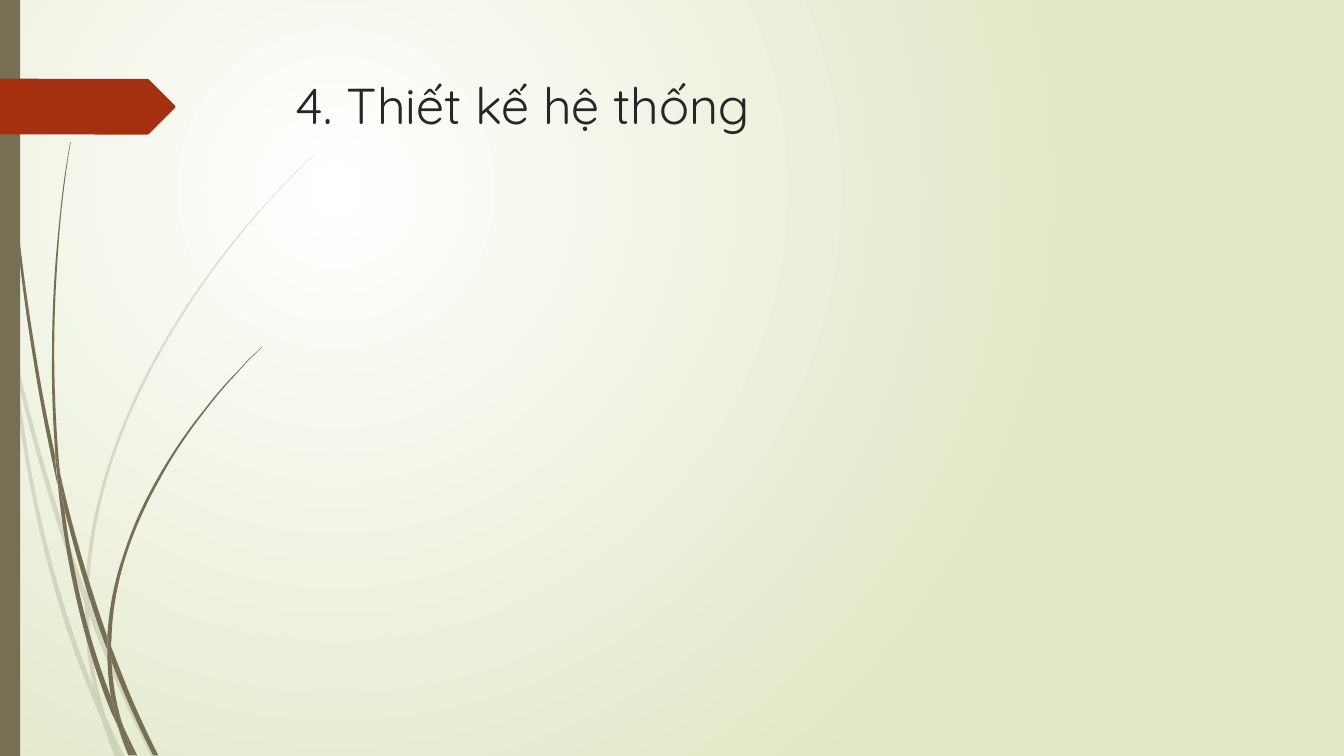
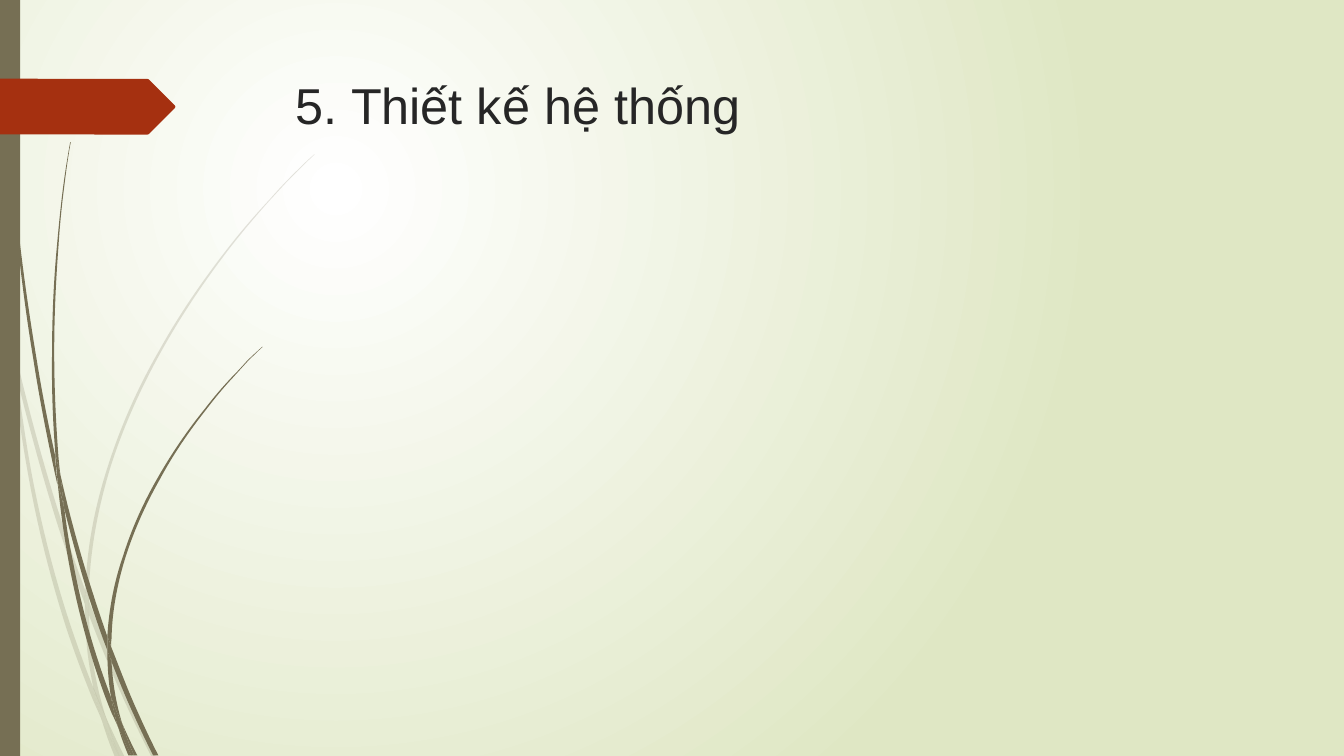
Before and after one commit to doanlecong/LVTN, a slide deck: slide 7 of docs/slide trình cô - bản 1.pptx (slide 6 before the commit). Drawn at 1344x756 pixels with LibreOffice and Linux fonts; fonts in the diff are those of the drawing. Boxes give left, top, right and bottom in pixels: in the first picture for what was removed or moved away, otherwise in the second. Text is boxed around its words. In the diff, an @@ line names an element or a change of style, - is before the commit and + after.

```diff
--- a/docs/slide trình cô - bản 1.pptx
+++ b/docs/slide trình cô - bản 1.pptx
@@ title at bbox=[296, 85, 740, 134]: text changed; font Quicksand to Arial @@
-4. Thiết kế hệ thống
+5. Thiết kế hệ thống
```
Also in this commit, not shown: 8 other slides changed, 3 slides added, 1 slide removed.
